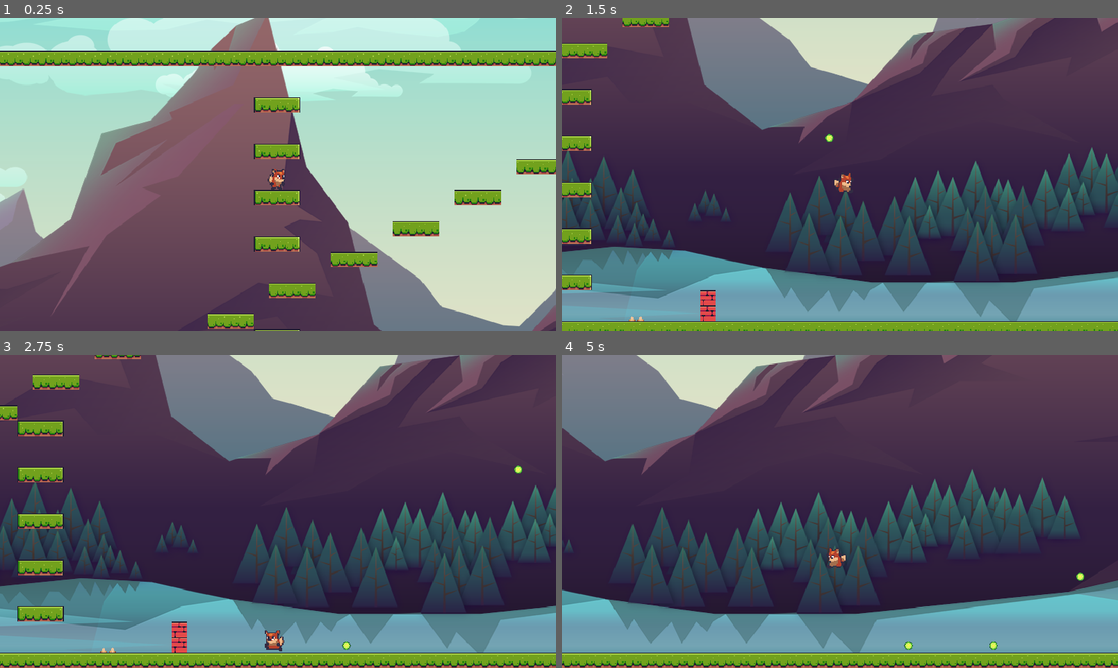
Above: before the commit, frames 1-4 (two rows, left to right).
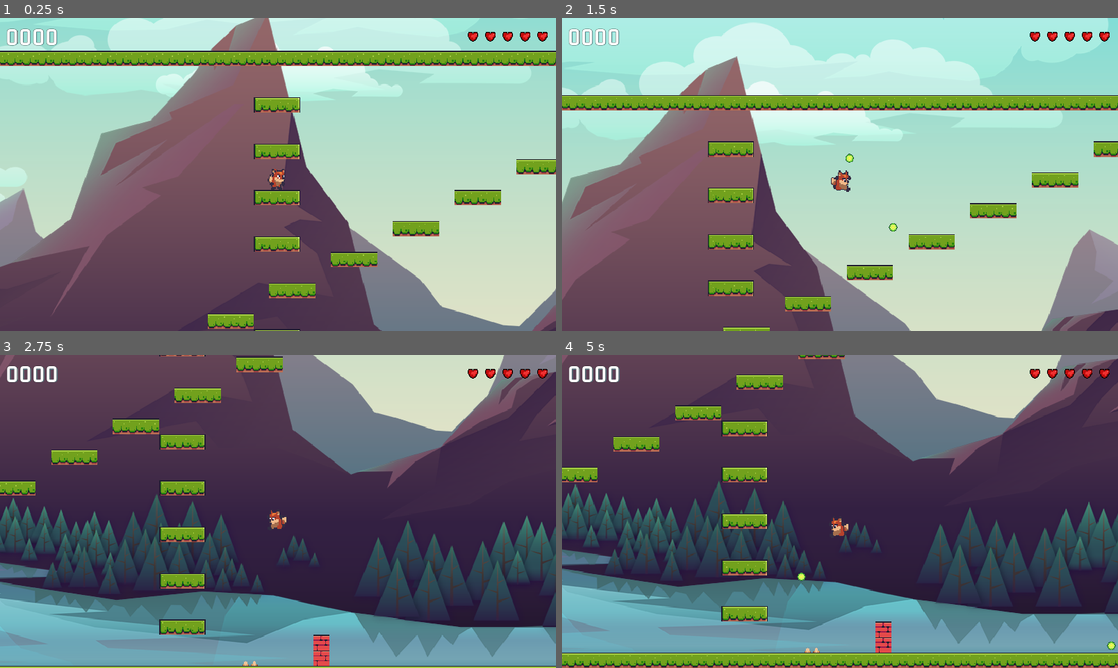
Above: after the commit, the same moments.

Repository: fj0lverkr/FoxAntics
Game: Godot game, scene res://scenes/level_base/level_base.tscn
The game is run twice, just before and just after one commit, with the same random seed, the same clock (stepped at 60 frames per second) and the same inputs. The project has no main scene, so this scene is started directly.
Inputs (mouse positions are in pixels of both pictures, inside the frame that each line leads up to):
- Up to frame 1 (0.25 s): no input
- Up to frame 2 (1.5 s): move the mouse to (962, 158) at 0.52 s; hold D (right) from 0.53 s (still down); click (962, 158) at 0.6 s; tap W (up) at 0.77 s; move the mouse to (728, 190) at 1.27 s; click (728, 190) at 1.35 s
- Up to frame 3 (2.75 s): tap W (up) at 1.52 s; move the mouse to (333, 442) at 2.02 s; release D (right) at 2.03 s; hold A (left) from 2.03 s (still down); click (333, 442) at 2.1 s
- Up to frame 4 (5 s): move the mouse to (812, 574) at 2.77 s; release A (left) at 2.78 s; hold D (right) 2.78-4.28 s; click (812, 574) at 2.85 s; tap W (up) at 3.02, 3.77, 4.52 s; move the mouse to (1006, 558) at 3.52 s; click (1006, 558) at 3.6 s; move the mouse to (673, 464) at 4.27 s; hold A (left) from 4.28 s (still down); click (673, 464) at 4.35 s

The runs differ from the first frame. In frame 1, 0.6% of the frame differs, in the area x 1-99%, y 3-9%; in frame 2, 99%, in the area x 0-100%, y 0-100%; in frame 3, 51%; in frame 4, 53%.

Commit message:
add HUD and BGM to test scene

Diff:
--- a/scenes/level_base/level_base.tscn
+++ b/scenes/level_base/level_base.tscn
@@ -1,8 +1,9 @@
-[gd_scene load_steps=14 format=3 uid="uid://drtg2uh7n8ekw"]
+[gd_scene load_steps=16 format=3 uid="uid://drtg2uh7n8ekw"]
 
 [ext_resource type="Script" path="res://scenes/level_base/level_base.gd" id="1_ayshk"]
 [ext_resource type="TileSet" uid="uid://dphscjskhiwjc" path="res://scenes/level_base/atlas_terrain.tres" id="1_do10c"]
 [ext_resource type="PackedScene" uid="uid://8bmjf3irw4eo" path="res://scenes/player_camera/player_cam.tscn" id="2_my282"]
+[ext_resource type="AudioStream" uid="uid://bmj4yftq38ee8" path="res://assets/sound/Flowing Rocks.ogg" id="2_n17gk"]
 [ext_resource type="PackedScene" uid="uid://bks6djiqfqgtd" path="res://scenes/player/player.tscn" id="3_3pop5"]
 [ext_resource type="Texture2D" uid="uid://dbfl1p77vuxyi" path="res://assets/backgrounds/game_background_1/layers/clouds_1.png" id="6_egh3b"]
 [ext_resource type="Texture2D" uid="uid://but1ubnb1usuc" path="res://assets/backgrounds/game_background_1/layers/clouds_2.png" id="7_8on25"]
@@ -13,9 +14,15 @@
 [ext_resource type="Texture2D" uid="uid://xn0jobkh2wxu" path="res://assets/backgrounds/game_background_1/layers/rocks_2.png" id="9_qxrfb"]
 [ext_resource type="PackedScene" uid="uid://dm2fbr8jeh8ne" path="res://scenes/scrolling_background/scrolling_background.tscn" id="12_w2le0"]
 [ext_resource type="PackedScene" uid="uid://bjipde6a238hp" path="res://scenes/floor_spikes/floor_spikes.tscn" id="13_qkvwj"]
+[ext_resource type="PackedScene" uid="uid://bye75w214dweh" path="res://scenes/hud/hud.tscn" id="14_nrjrh"]
 
 [node name="LevelBase" type="Node2D"]
 script = ExtResource("1_ayshk")
+
+[node name="BGM" type="AudioStreamPlayer" parent="."]
+stream = ExtResource("2_n17gk")
+volume_db = -10.0
+autoplay = true
 
 [node name="ParallaxBackground" type="ParallaxBackground" parent="."]
 
@@ -97,9 +104,12 @@
 
 [node name="Player" parent="." instance=ExtResource("3_3pop5")]
 position = Vector2(606, -433)
-run_speed = 300.0
 
 [node name="ScrollingBackground" parent="." instance=ExtResource("12_w2le0")]
 
 [node name="FloorSpikes" parent="." instance=ExtResource("13_qkvwj")]
 position = Vector2(675, -13)
+
+[node name="CanvasLayer" type="CanvasLayer" parent="."]
+
+[node name="HUD" parent="CanvasLayer" instance=ExtResource("14_nrjrh")]
